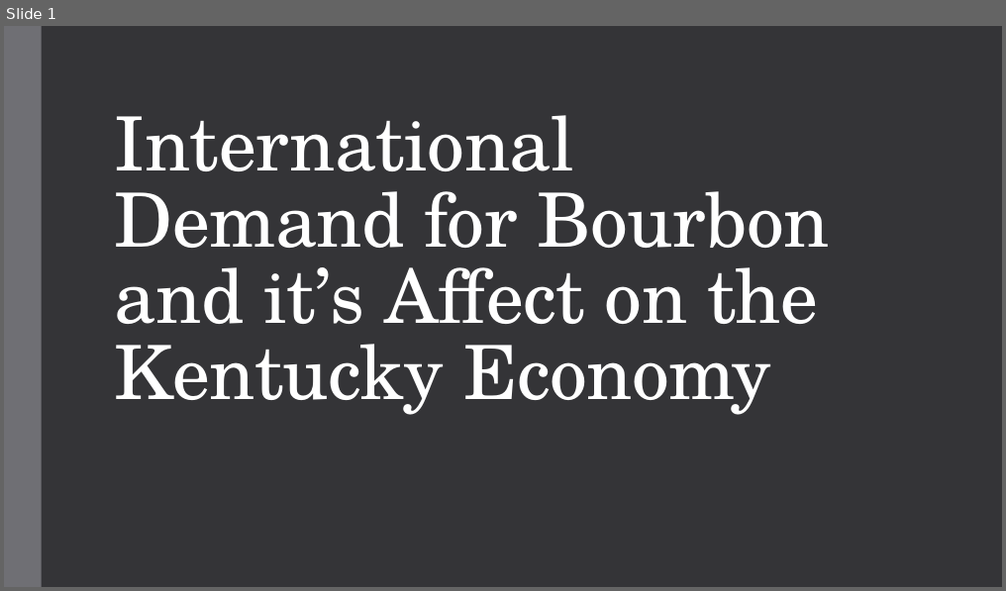
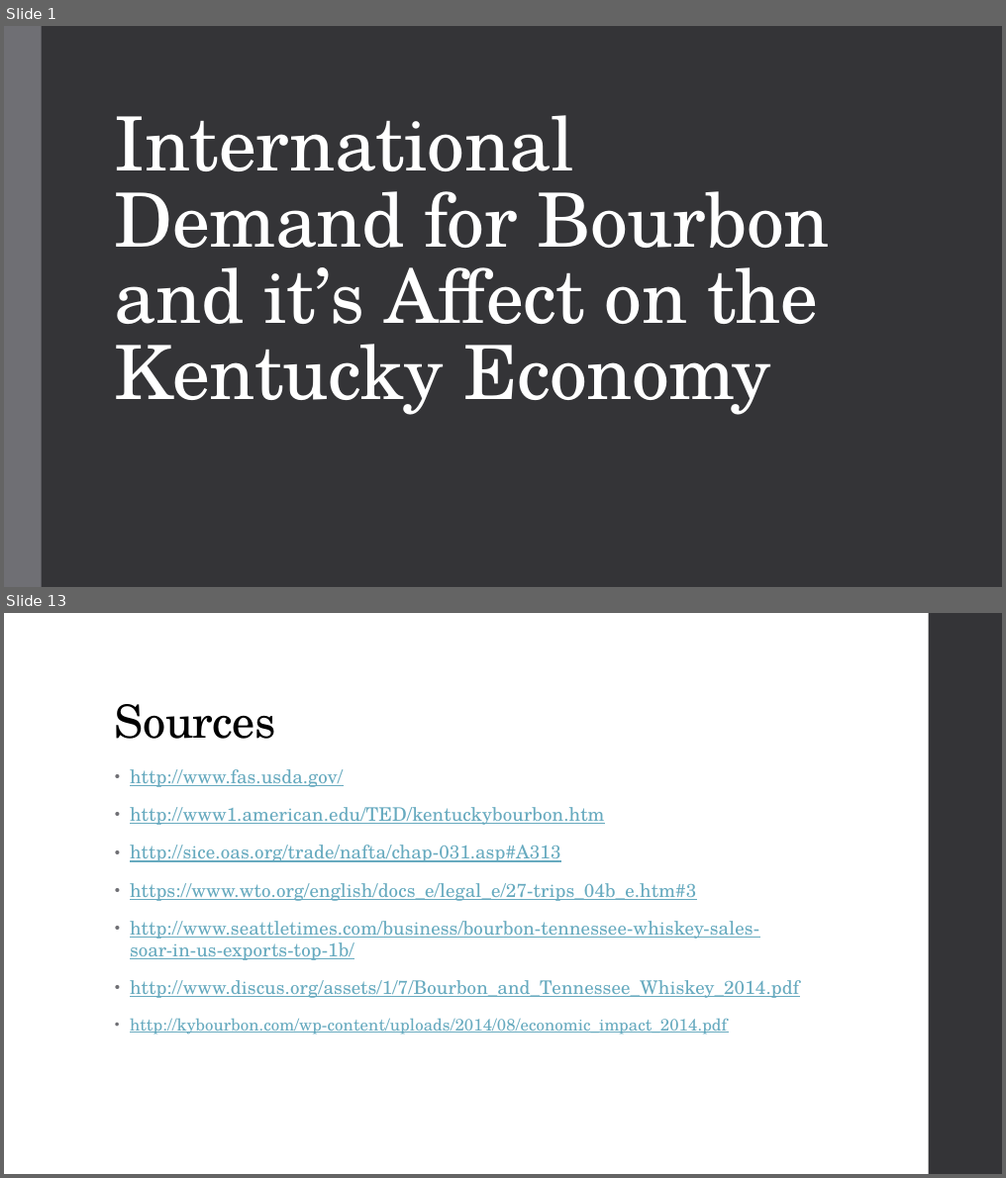
Before and after one commit to jblackett/ECON431ResearchPaper, a slide deck: Bourbon_Presentation.pptx. Shown one above the other, each under a label of ours: slide 1 before the commit, slides 1 and 13 after it; the slides between them are not shown. The pictures are 1006x591 and 1006x1178 pixels, drawn with LibreOffice and Linux fonts; fonts in the diff are those of the drawing. Boxes give left, top, right and bottom in pixels: in the first picture for what was removed or moved away, otherwise in the second. Text is boxed around its words. In the diff, an @@ line names an element or a change of style, - is before the commit and + after.

```diff
--- a/Bourbon_Presentation.pptx
+++ b/Bourbon_Presentation.pptx
@@ slide 13 added at (4,613,1002,1174), background #FFFFFF @@
@@ rectangle added at (929,613,1002,1174), fill #353537 @@
@@ title added at (115,704,276,739), 44 pt, text #000000 @@
+Sources
@@ text added at (130,769,799,1035), 18 pt, text #67AABF, underline @@
+• http://www.fas.usda.gov/
+• http://www1.american.edu/TED/kentuckybourbon.htm
+• http://sice.oas.org/trade/nafta/chap-031.asp#A313
+• https://www.wto.org/english/docs_e/legal_e/27-trips_04b_e.htm#3
+• http://www.seattletimes.com/business/bourbon-tennessee-whiskey-sales-soar-in-us-exports-top-1b/
+• http://www.discus.org/assets/1/7/Bourbon_and_Tennessee_Whiskey_2014.pdf
+• http://kybourbon.com/wp-content/uploads/2014/08/economic_impact_2014.pdf
```
Also in this commit, not shown: 11 other slides added, 2 slides removed.
